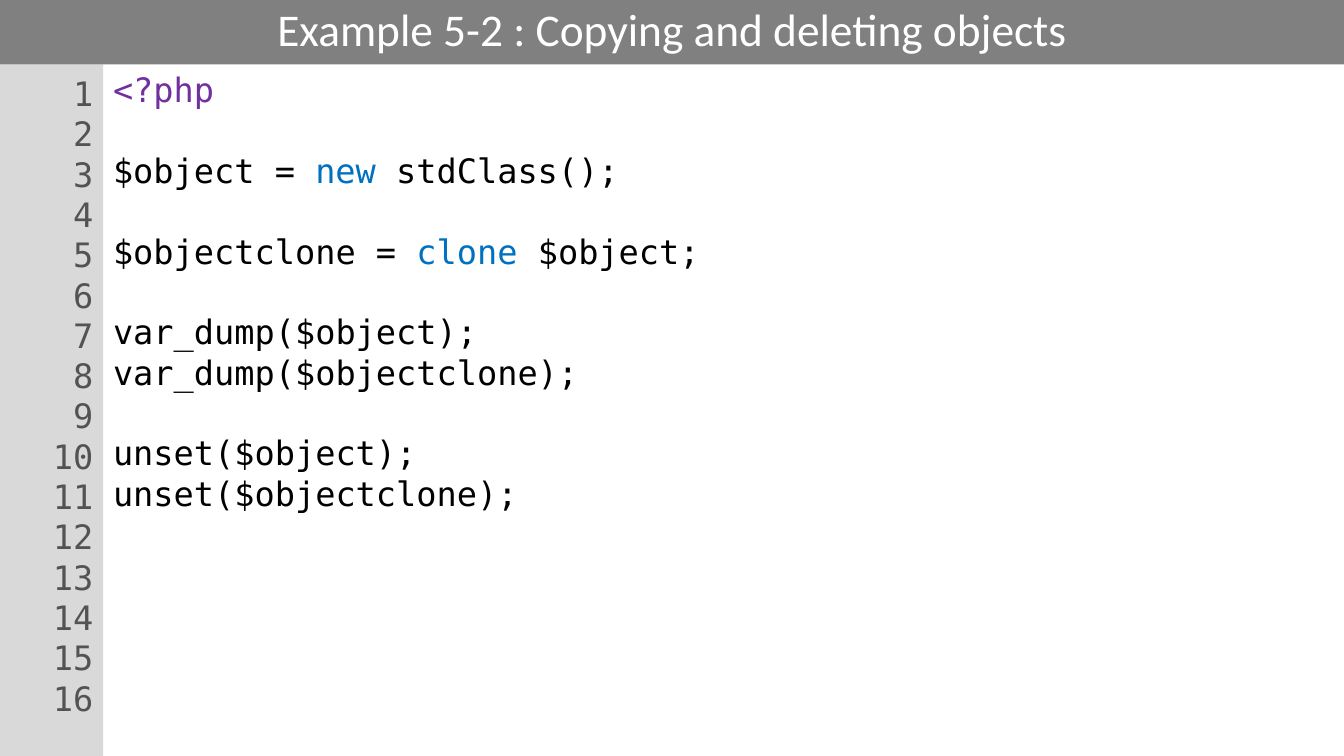
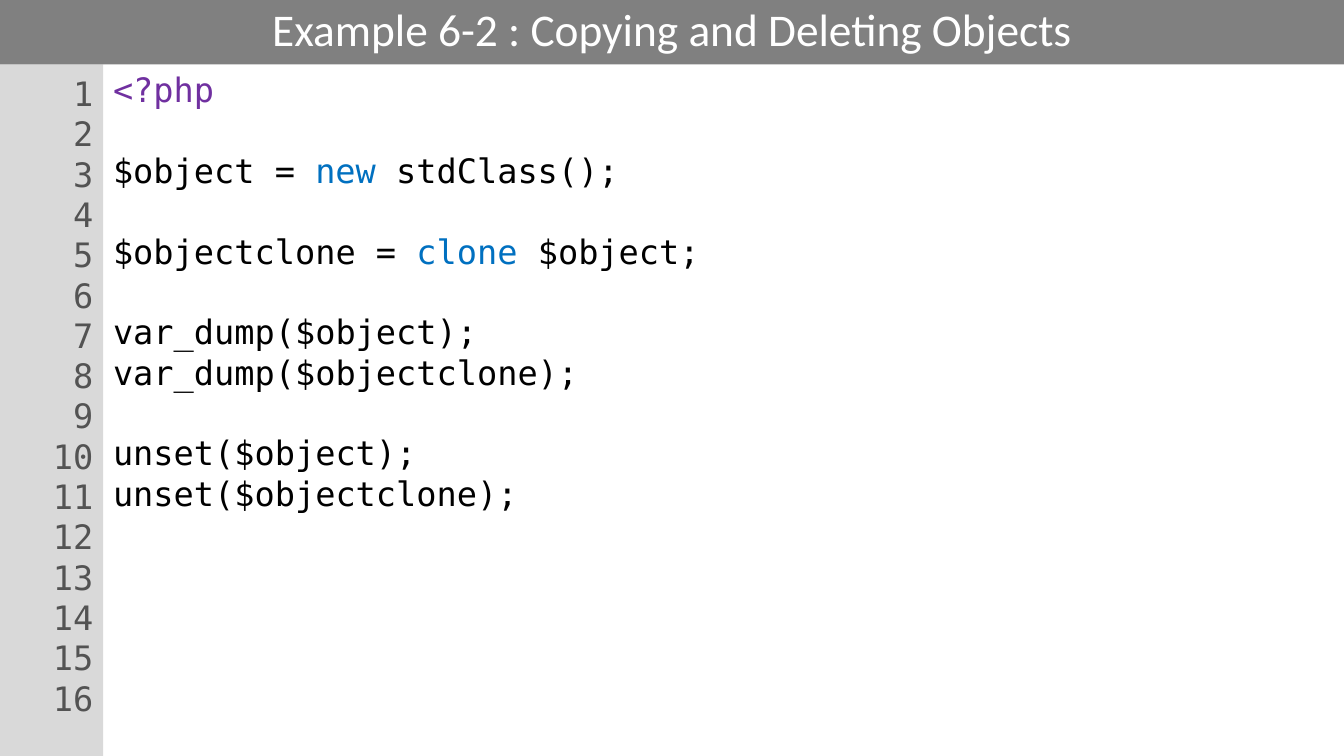
Before and after one commit to PHPEmbark/curriculum, a slide deck: slide 44 of course/1 - Basic Programming/Basic Programming.pptx (slide 43 before the commit). Drawn at 1344x756 pixels with LibreOffice and Linux fonts; fonts in the diff are those of the drawing. Boxes give left, top, right and bottom in pixels: in the first picture for what was removed or moved away, otherwise in the second. Text is boxed around its words. In the diff, an @@ line names an element or a change of style, - is before the commit and + after.

Commit message:
Finished PowerPoint
All 8 lessons, intro, conclusion, and examples finalized

```diff
--- a/course/1 - Basic Programming/Basic Programming.pptx
+++ b/course/1 - Basic Programming/Basic Programming.pptx
@@ title at <box>272,14,1071,54</box>: text changed @@
-Example 5-2 : Copying and deleting objects
+Example 6-2 : Copying and Deleting Objects
```
Also in this commit, not shown: 29 other slides changed, 17 slides added.
